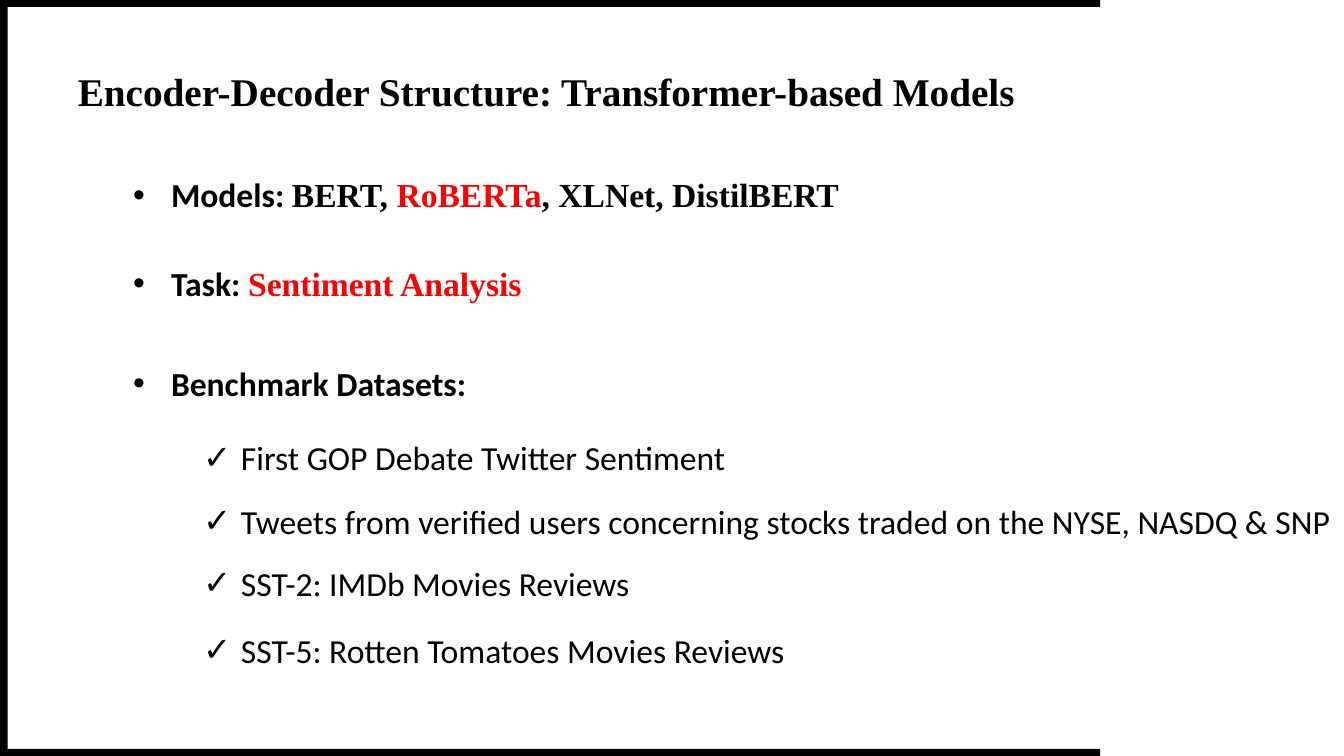
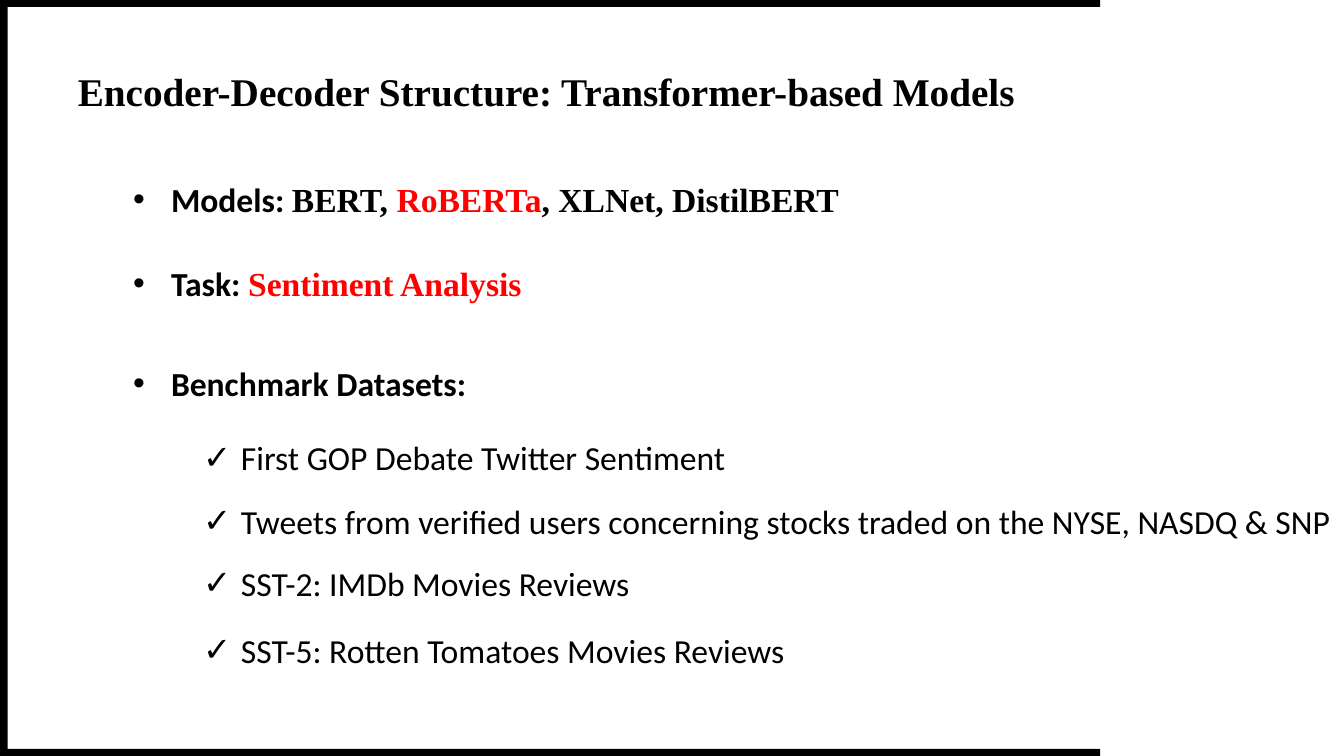
Before and after one commit to theQuert/inlpfun, a slide deck: slide 6 of Lab/投影片.pptx. Drawn at 1344x756 pixels with LibreOffice and Linux fonts; fonts in the diff are those of the drawing. Boxes give left, top, right and bottom in pixels: in the first picture for what was removed or moved away, otherwise in the second. Text is boxed around its words. In the diff, an @@ line names an element or a change of style, - is before the commit and + after.

```diff
--- a/Lab/投影片.pptx
+++ b/Lab/投影片.pptx
@@ text "Models: BERT, RoBERTa, XLNet, DistilBERT": place and size @@
-text "Models: BERT, RoBERTa, XLNet, DistilBERT" at bbox=[171, 183, 839, 212]
+text "Models: BERT, RoBERTa, XLNet, DistilBERT" at bbox=[171, 188, 839, 217]
```
Also in this commit, not shown: 3 other slides changed, 1 slide added, 1 slide removed, 4 other files.
